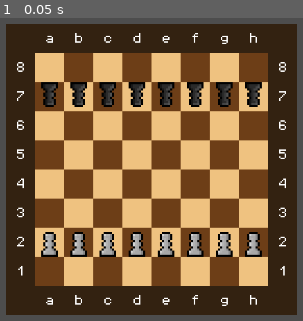
Above: before the commit, frame 1.
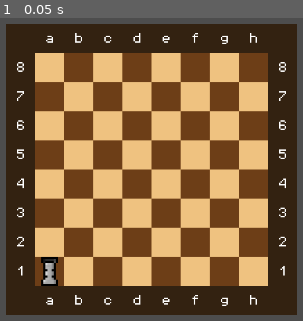
Above: after the commit, the same moment.

Repository: f-atwi/chess
Game: Godot game, scene res://scenes/main.tscn
Same seed, same stepped clock (60 frames per second), same inputs: the game is played once before the commit and once after it.
Inputs:
- Up to frame 1 (0.05 s): no input

The runs differ from the first frame. In frame 1, 6.2% of the frame differs, in the area x 13-87%, y 21-89%.

Commit message:
use behaviour composition instead of inheritance

Diff:
--- /dev/null
+++ b/scenes/chessboard.gd
@@ -0,0 +1 @@
+extends "res://scripts/manager.gd"
--- a/scenes/chessboard.tscn
+++ b/scenes/chessboard.tscn
@@ -8,9 +8,12 @@
 texture_region_size = Vector2i(42, 42)
 0:0/0 = 0
 1:0/0 = 0
+2:0/next_alternative_id = 3
 2:0/0 = 0
 0:1/0 = 0
 1:1/0 = 0
+2:1/next_alternative_id = 2
+2:1/0 = 0
 
 [sub_resource type="TileSet" id="TileSet_yqqak"]
 tile_size = Vector2i(42, 42)
--- a/scenes/main.tscn
+++ b/scenes/main.tscn
@@ -5,62 +5,63 @@
 [ext_resource type="PackedScene" uid="uid://d0yx13jf10558" path="res://scenes/piece.tscn" id="3_o25cj"]
 
 [node name="Main" type="Node2D"]
-script = ExtResource("1_pswhs")
 
 [node name="Board" parent="." instance=ExtResource("2_iv4mf")]
+unique_name_in_owner = true
+script = ExtResource("1_pswhs")
 
 [node name="Black" type="Node2D" parent="Board"]
 
 [node name="PawnA" parent="Board/Black" instance=ExtResource("3_o25cj")]
-initial_board_position = Vector2i(0, 6)
+initial_position_board = null
 
 [node name="PawnB" parent="Board/Black" instance=ExtResource("3_o25cj")]
-initial_board_position = Vector2i(1, 6)
+initial_position_board = null
 
 [node name="PawnC" parent="Board/Black" instance=ExtResource("3_o25cj")]
-initial_board_position = Vector2i(2, 6)
+initial_position_board = null
 
 [node name="PawnD" parent="Board/Black" instance=ExtResource("3_o25cj")]
-initial_board_position = Vector2i(3, 6)
+initial_position_board = null
 
 [node name="PawnE" parent="Board/Black" instance=ExtResource("3_o25cj")]
-initial_board_position = Vector2i(4, 6)
+initial_position_board = null
 
 [node name="PawnF" parent="Board/Black" instance=ExtResource("3_o25cj")]
-initial_board_position = Vector2i(5, 6)
+initial_position_board = null
 
 [node name="PawnG" parent="Board/Black" instance=ExtResource("3_o25cj")]
-initial_board_position = Vector2i(6, 6)
+initial_position_board = null
 
 [node name="PawnH" parent="Board/Black" instance=ExtResource("3_o25cj")]
-initial_board_position = Vector2i(7, 6)
+initial_position_board = null
 
 [node name="White" type="Node2D" parent="Board"]
 
 [node name="PawnA" parent="Board/White" instance=ExtResource("3_o25cj")]
-initial_board_position = Vector2i(0, 1)
+initial_position_board = null
 
 [node name="PawnB" parent="Board/White" instance=ExtResource("3_o25cj")]
-initial_board_position = Vector2i(1, 1)
+initial_position_board = null
 
 [node name="PawnC" parent="Board/White" instance=ExtResource("3_o25cj")]
-initial_board_position = Vector2i(2, 1)
+initial_position_board = null
 
 [node name="PawnD" parent="Board/White" instance=ExtResource("3_o25cj")]
-initial_board_position = Vector2i(3, 1)
+initial_position_board = null
 
 [node name="PawnE" parent="Board/White" instance=ExtResource("3_o25cj")]
-initial_board_position = Vector2i(4, 1)
+initial_position_board = null
 
 [node name="PawnF" parent="Board/White" instance=ExtResource("3_o25cj")]
-initial_board_position = Vector2i(5, 1)
+initial_position_board = null
 
 [node name="PawnG" parent="Board/White" instance=ExtResource("3_o25cj")]
-initial_board_position = Vector2i(6, 1)
+initial_position_board = null
 
 [node name="PawnH" parent="Board/White" instance=ExtResource("3_o25cj")]
-initial_board_position = Vector2i(7, 1)
+initial_position_board = null
 
-[node name="Camera2D" type="Camera2D" parent="."]
+[node name="Camera2D" type="Camera2D" parent="Board"]
 position = Vector2(168, -168)
 drag_left_margin = 0.0
--- a/scenes/piece.tscn
+++ b/scenes/piece.tscn
@@ -1,7 +1,7 @@
 [gd_scene load_steps=4 format=3 uid="uid://d0yx13jf10558"]
 
 [ext_resource type="Script" path="res://scripts/piece.gd" id="1_uu0p8"]
-[ext_resource type="Script" path="res://scenes/click.gd" id="2_mjwaj"]
+[ext_resource type="Script" path="res://scripts/click.gd" id="2_mjwaj"]
 
 [sub_resource type="RectangleShape2D" id="RectangleShape2D_dw4b0"]
 size = Vector2(42, 42)
--- /dev/null
+++ b/scripts/behaviour.gd
@@ -0,0 +1,6 @@
+class_name Behaviour
+extends Node
+
+
+func get_valid_moves() -> void:
+	pass
--- a/scripts/manager.gd
+++ b/scripts/manager.gd
@@ -2,8 +2,9 @@
 
 const TILE_SIZE = 32
 
-@onready var black: Node2D = $board/Back
-@onready var white: Node2D = $board/White
+@onready var board: TileMapLayer = %Board
+@onready var black: Node2D = $Board/Black
+@onready var white: Node2D = $Board/White
 
 var turn := true
 
@@ -14,3 +15,14 @@
 # Called every frame. 'delta' is the elapsed time since the previous frame.
 func _process(delta: float) -> void:
 	pass
+
+func highlight_tile(coords: Vector2i) -> void:
+	board.set_cell(board_to_map(coords), 1, Vector2i(2, 1))
+
+func board_to_map(coords_board: Vector2i) -> Vector2i:
+	coords_board.y = -coords_board.y + 1
+	return coords_board
+
+func map_to_board(coords_map: Vector2i) -> Vector2i:
+	coords_map.y = -coords_map.y - 1
+	return coords_map
--- a/scripts/pawn.gd
+++ /dev/null
@@ -1,17 +0,0 @@
-extends Piece
-
-
-
-func _get_valid_moves() -> Array[Vector2i]:
-	var moves: Array[Vector2i] = []
-	var pos := board_position
-	pos.y += 1*_allegiance
-	moves.append(pos)
-
-	# Check for double step
-	if _first_move:
-		# TODO: solve special kill
-		pos.y += 1*_allegiance
-		moves.append(pos)
-
-	return moves
--- /dev/null
+++ b/scripts/pawn_behaviour.gd
@@ -0,0 +1,17 @@
+extends Behaviour
+
+
+
+func _get_valid_moves(board_position: Vector2i, forward_direction: int, first_move: bool = false) -> Array[Vector2i]:
+	var moves: Array[Vector2i] = []
+	var pos := board_position
+	pos.y += 1*forward_direction
+	moves.append(pos)
+
+	# Check for double step
+	if first_move:
+		# TODO: solve special kill
+		pos.y += 1*forward_direction
+		moves.append(pos)
+
+	return moves
--- a/scripts/piece.gd
+++ b/scripts/piece.gd
@@ -1,48 +1,42 @@
-class_name Piece
 extends Sprite2D
 
 enum Type {PAWN, ROOK, KNIGHT, BISHOP, QUEEN, KING}
 enum Allegiance {WHITE=1, BLACK=-1}
 
-const TILE_SIZE = 32
 const TEXTURE_PATH = "res://assets/{color}_{piece_type}.png"
-const SCRIPTS := {
-	Type.PAWN: preload("res://scripts/pawn.gd"),
-	Type.ROOK: preload("res://scripts/rook.gd"),
-	Type.KNIGHT: preload("res://scripts/knight.gd"),
-	Type.BISHOP: preload("res://scripts/bishop.gd"),
-	Type.QUEEN: preload("res://scripts/queen.gd"),
-	Type.KING: preload("res://scripts/king.gd"),
+const BEHAVIOUR_SCRIPTS = {
+	Type.PAWN: preload("res://scripts/pawn_behaviour.gd"),
+	Type.ROOK: preload("res://scripts/rook_behaviour.gd"),
+	Type.KNIGHT: preload("res://scripts/knight_behaviour.gd"),
+	Type.BISHOP: preload("res://scripts/bishop_behaviour.gd"),
+	Type.QUEEN: preload("res://scripts/queen_behaviour.gd"),
+	Type.KING: preload("res://scripts/king_behaviour.gd"),
 }
 
 @export var piece_type: Type = Type.PAWN
-@export var initial_board_position: Vector2i
+@export var initial_position_board: Vector2i
 
-var board_position: Vector2i:
+var position_board: Vector2i:
 	set(value):
-		board_position = value
+		position_board = value
 		value.y = -value.y - 1
 		position = board.map_to_local(value)
-	get:
-		if board_position:
-			return board_position
-		var pos := board.local_to_map(position)
-		pos.y *= -1
-		return pos
 
 var _allegiance: Allegiance = Allegiance.WHITE
 var _first_move := true
+
+var behaviour: Behaviour
 
 @onready var board: TileMapLayer = $"../.."
 
 
 func _ready() -> void:
-	board_position = initial_board_position
+	position_board = initial_position_board
 	_allegiance = Allegiance.get(get_parent().name.to_upper())
 	if _allegiance == Allegiance.BLACK:
 		rotate(PI)
 	texture = load(_get_texture_path(TEXTURE_PATH))
-	_assign_script_based_on_type()
+	_get_behaviour()
 
 
 func _process(delta: float) -> void:
@@ -53,16 +47,6 @@
 		"color": get_parent().name.to_lower(),
 		"piece_type": Type.find_key(piece_type).to_lower()
 	})
-
-
-func _move_to_position(pos: String) -> void:
-	position = _from_position(pos)
-
-
-func _from_position(pos: String) -> Vector2:
-	var row: int = pos.unicode_at(0) - "a".unicode_at(0)
-	var col: int = int(pos[1]) - 1
-	return Vector2(row * TILE_SIZE, -col * TILE_SIZE)
 
 
 func _move_from_row_relative(row: String, step: int) -> String:
@@ -84,5 +68,10 @@
 func to_chess_notation(pos: Vector2i) -> String:
 	return char(pos.x + "a".unicode_at(0)) + str(pos.y + 1)
 
-func _assign_script_based_on_type() -> void:
-	self.set_script(SCRIPTS[piece_type])
+
+func _get_behaviour() -> void:
+	behaviour = BEHAVIOUR_SCRIPTS[piece_type].new()
+
+
+func select() -> void:
+	board.highlight_tile(position_board)
Renamed: scripts/bishop.gd -> scripts/bishop_behaviour.gd
Renamed: scripts/king.gd -> scripts/king_behaviour.gd
Renamed: scripts/knight.gd -> scripts/knight_behaviour.gd
Renamed: scripts/queen.gd -> scripts/queen_behaviour.gd
Renamed: scripts/rook.gd -> scripts/rook_behaviour.gd
